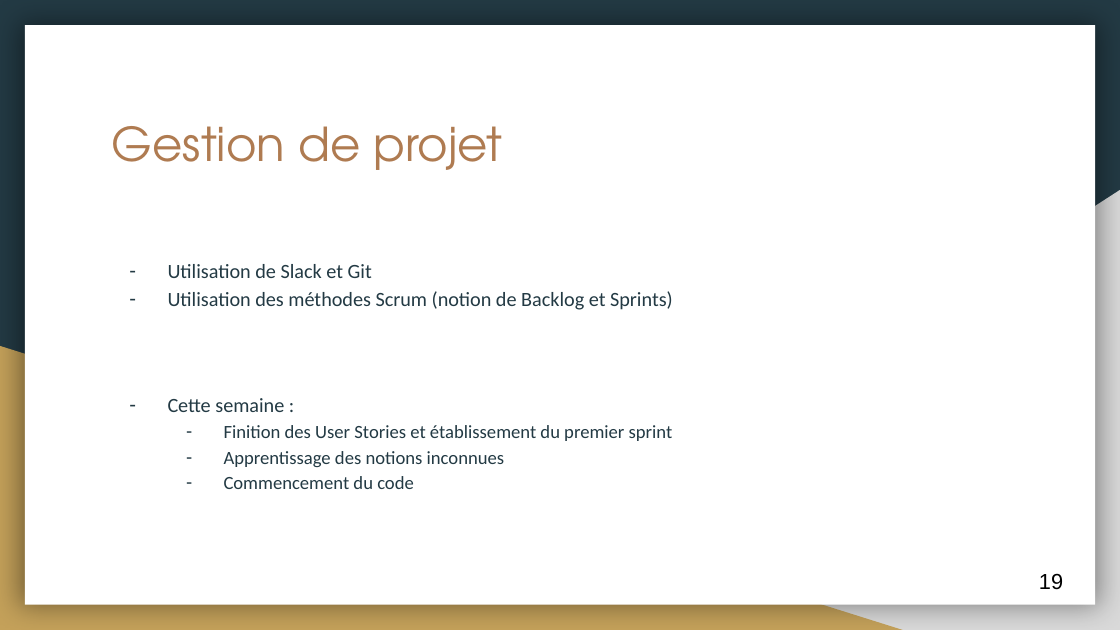
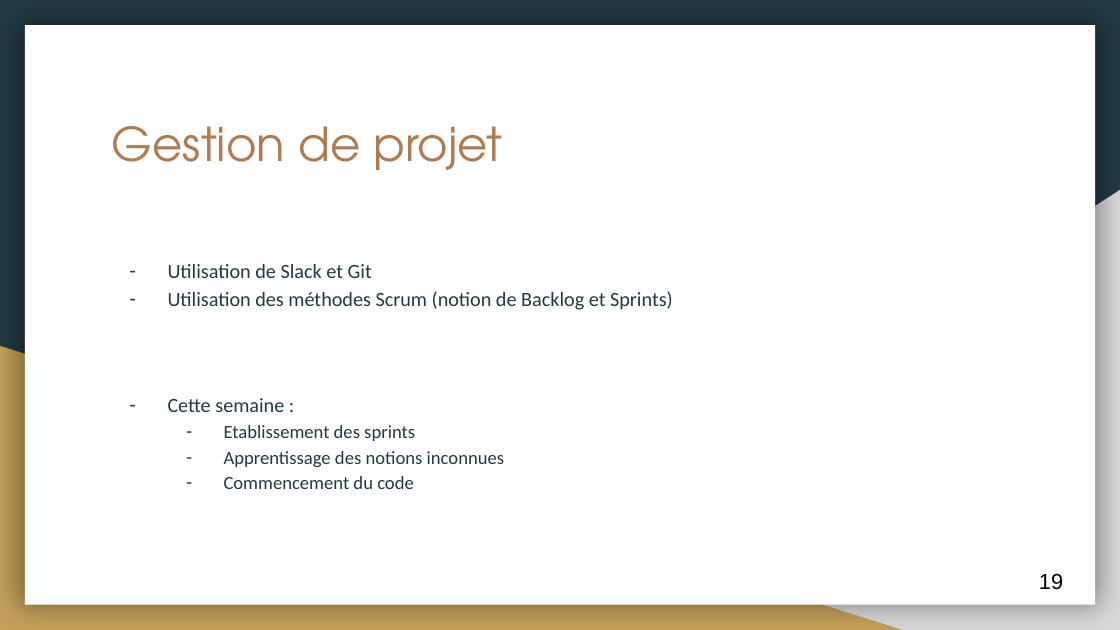
Before and after one commit to mathieuperez/Projet_PW_TPM, a slide deck: slide 19 of Présentation projet web.pptx. Drawn at 1120x630 pixels with LibreOffice and Linux fonts; fonts in the diff are those of the drawing. Boxes give left, top, right and bottom in pixels: in the first picture for what was removed or moved away, otherwise in the second. Text is boxed around its words. In the diff, an @@ line names an element or a change of style, - is before the commit and + after.

Commit message:
gestion de projet MAJ

```diff
--- a/Présentation projet web.pptx
+++ b/Présentation projet web.pptx
@@ text at (x1=224, y1=425, x2=415, y2=441): text changed @@
-  – Finition des User Stories et établissement du premier sprint
+  – Etablissement des sprints
```
Also in this commit, not shown: 1 other file.
